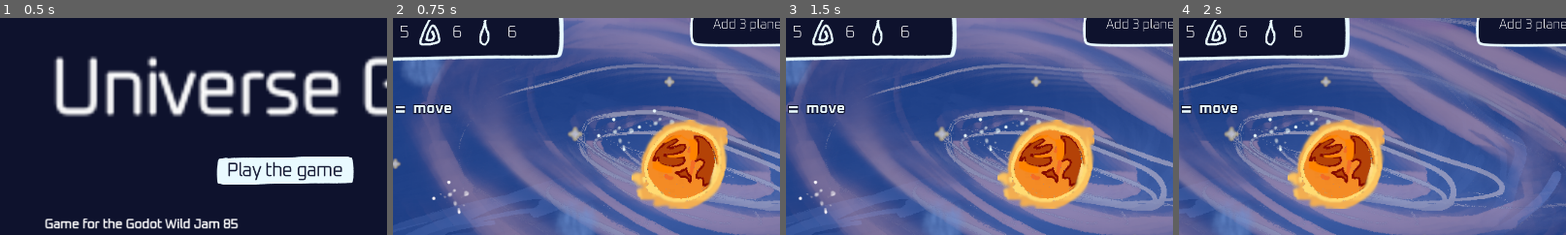
Above: before the commit, frames 1-4 (left to right).
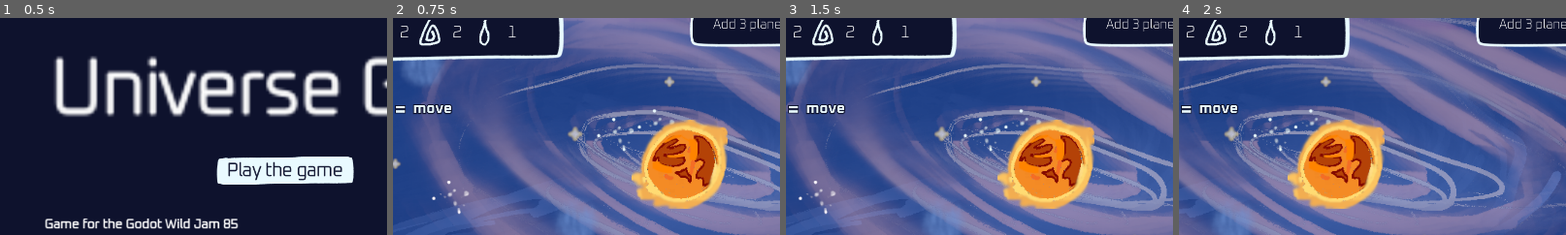
Above: after the commit, the same moments.

Repository: CorailleHorn/Godot-Wild-Jam-85
Game: Godot game, scene res://Scenes/menu.tscn
The game is run twice, just before and just after one commit, with the same random seed, the same clock (stepped at 60 frames per second) and the same inputs. The engine's default icon, where the game draws it, is replaced by a stand-in: a white triangle on a blue panel in a dark square.
Inputs (mouse positions are % of the whole screen's width and height, from its top left):
- Up to frame 1 (0.5 s): no input
- Up to frame 2 (0.75 s): click "Play the game" at 0.5 s
- Up to frame 3 (1.5 s): tap Enter at 1.25 s; move the mouse to (72, 45) at 1.27 s; hold D (go_right) from 1.28 s (still down)
- Up to frame 4 (2 s): keep holding D (go_right)
The pictures show only the part of the screen within x 12-62%, y 10-60%; the shares and areas given below are measured in that part.

Frame 1 is identical in both runs. In frame 2, 0.2% of the frame differs, in the area x 2-32%, y 3-9%; in frame 3, 0.2%; in frame 4, 0.2%.

Commit message:
Add turn by turn
Task #9, #10, #11, #12 completed

Diff:
--- a/Scenes/main.gd
+++ b/Scenes/main.gd
@@ -22,14 +22,26 @@
 
 @onready var camera_2D = $Camera2D
 
-var turn_number = 0
+var turn_number: int = 0 :
+	set(value):
+		turn_number = value
+		if(turn_number != 0):
+			GAME_EVENTS.new_turn.emit(turn_number)
+var placed_planet: int = 0 :
+	set(value):
+		if(value == 3):
+			turn_number += 1
+			placed_planet = 0
+		else:
+			placed_planet = value
+
 # Called when the node enters the scene tree for the first time.
 func _ready() -> void:
 	caillou = caillou_par_tour
 	gaz = gaz_par_tour
 	flotte = flotte_par_tour
 	GAME_EVENTS.buy_planet.connect(_on_GAME_EVENTS_buy_planet)
-
+	GAME_EVENTS.new_turn.connect(_on_GAME_EVENT_new_turn)
 
 # Called every frame. 'delta' is the elapsed time since the previous frame.
 func _physics_process(delta: float) -> void:
@@ -54,4 +66,15 @@
 	gaz_par_tour += planet.effect_gaz
 	flotte_par_tour += planet.effect_flotte
 
+	# increment counter for turn
+	placed_planet += 1
+
 	GAME_EVENTS.add_new_market_item.emit(market_slot)
+
+func _on_GAME_EVENT_new_turn(_turn_number: int) -> void:
+	apply_effect()
+
+func apply_effect() -> void:
+	caillou += caillou_par_tour
+	gaz += gaz_par_tour
+	flotte += flotte_par_tour
--- a/Scenes/main.tscn
+++ b/Scenes/main.tscn
@@ -8,9 +8,6 @@
 [node name="Main" type="Node2D"]
 script = ExtResource("1_8gbba")
 camera_speed = 1200.0
-caillou_par_tour = 5
-gaz_par_tour = 6
-flotte_par_tour = 6
 
 [node name="SpaceBackground" type="Sprite2D" parent="."]
 position = Vector2(822, 492)
--- a/Src/Autoloads/game_events.gd
+++ b/Src/Autoloads/game_events.gd
@@ -2,6 +2,7 @@
 # Place global signals here :
 signal buy_planet(market_slot: int, planet: PlanetResource, position: Vector2)
 signal add_new_market_item(market_slot: int)
+signal new_turn(turn_number: int)
 
 # Signaux pour mettre à jour l'UI
 signal update_caillou(value: int)
Not shown: 1 places in Scenes/UI/UI.tscn that only renumber resources
Not shown: 1 places in Scenes/menu.tscn that only renumber resources
